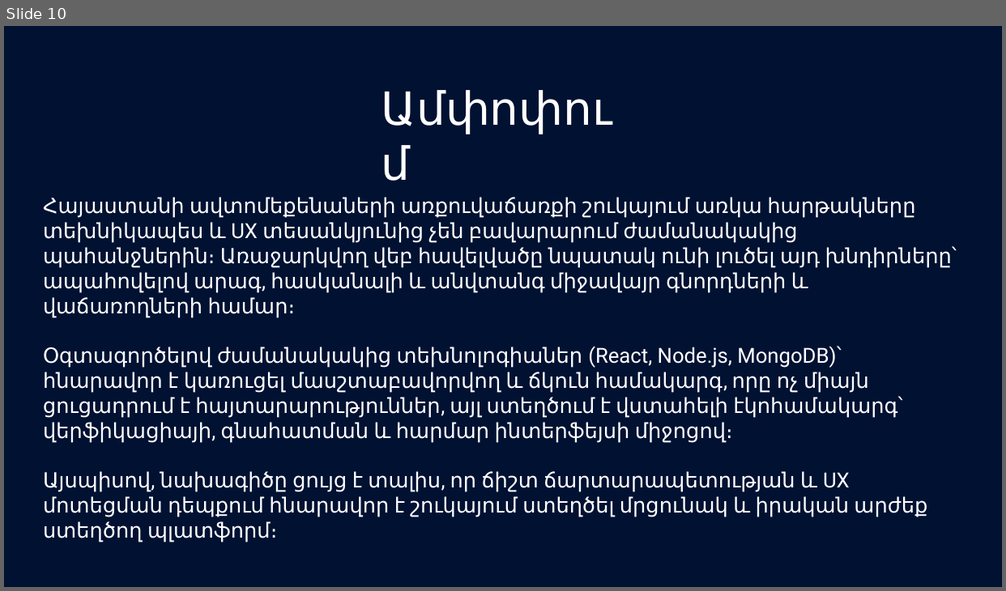
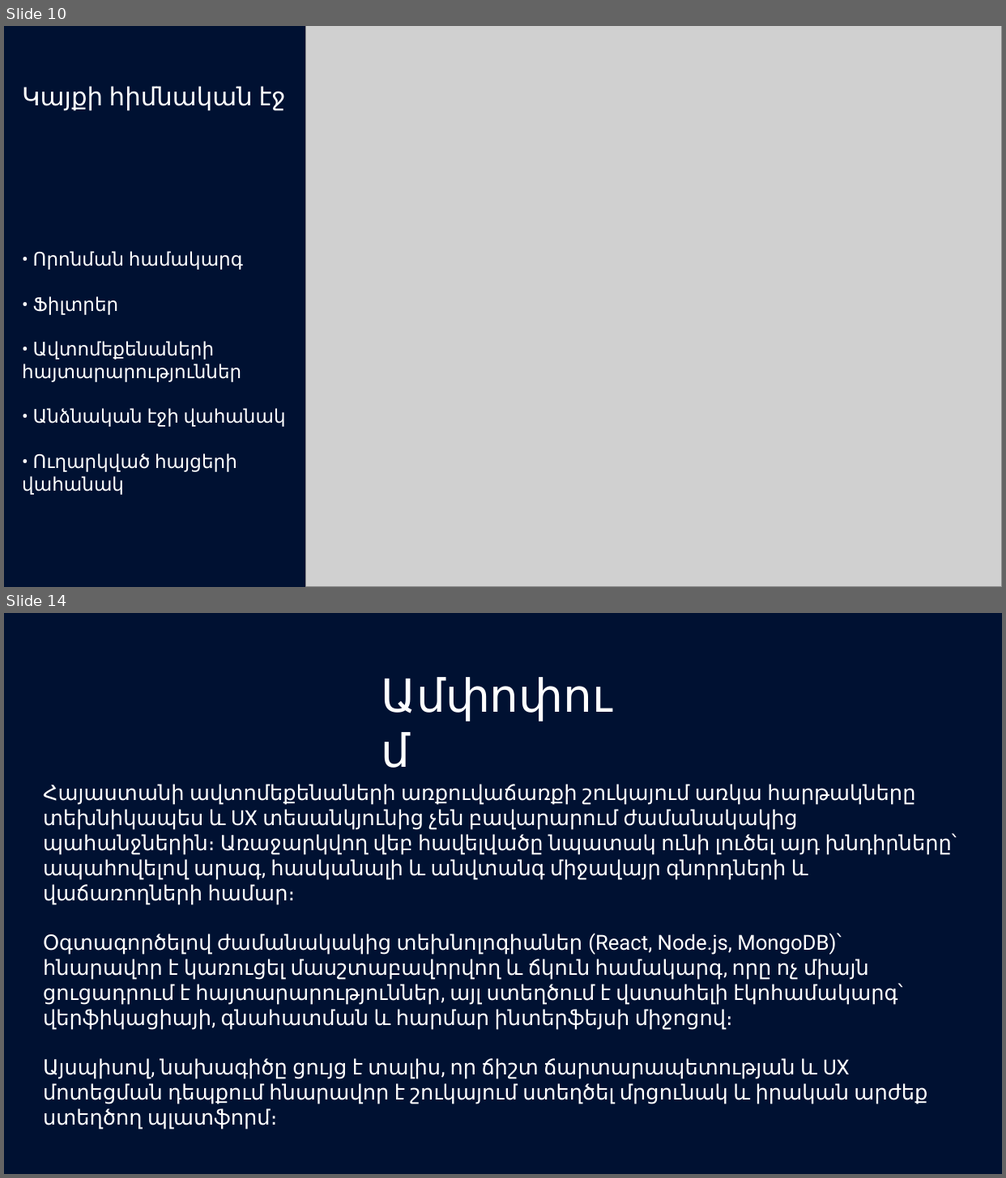
Before and after one commit to HaniusG/diploma-car-trading-platform, a slide deck: Fullstack.pptx. Shown one above the other, each under a label of ours: slide 10 before the commit, slides 10 and 14 after it; the slides between them are not shown. The pictures are 1006x591 and 1006x1178 pixels, drawn with LibreOffice and Linux fonts; fonts in the diff are those of the drawing; grey boxes stand for pictures. Boxes give left, top, right and bottom in pixels: in the first picture for what was removed or moved away, otherwise in the second. Text is boxed around its words. In the diff, an @@ line names an element or a change of style, - is before the commit and + after.

```diff
--- a/Fullstack.pptx
+++ b/Fullstack.pptx
@@ slide 10 added at [4, 26, 1002, 587], background #001132 @@
@@ picture added at [305, 26, 1002, 587] @@
@@ text added at [22, 86, 286, 495], 18 pt, text #FFFFFF @@
+Կայքի հիմնական էջ
+• Որոնման համակարգ
+• Ֆիլտրեր
+• Ավտոմեքենաների
+հայտարարություններ
+• Անձնական էջի վահանակ
+• Ուղարկված հայցերի վահանակ
@@ what was slide 10 is now slide 14 @@
```
Also in this commit, not shown: 1 slide changed, 3 other slides added, 1 other file.
